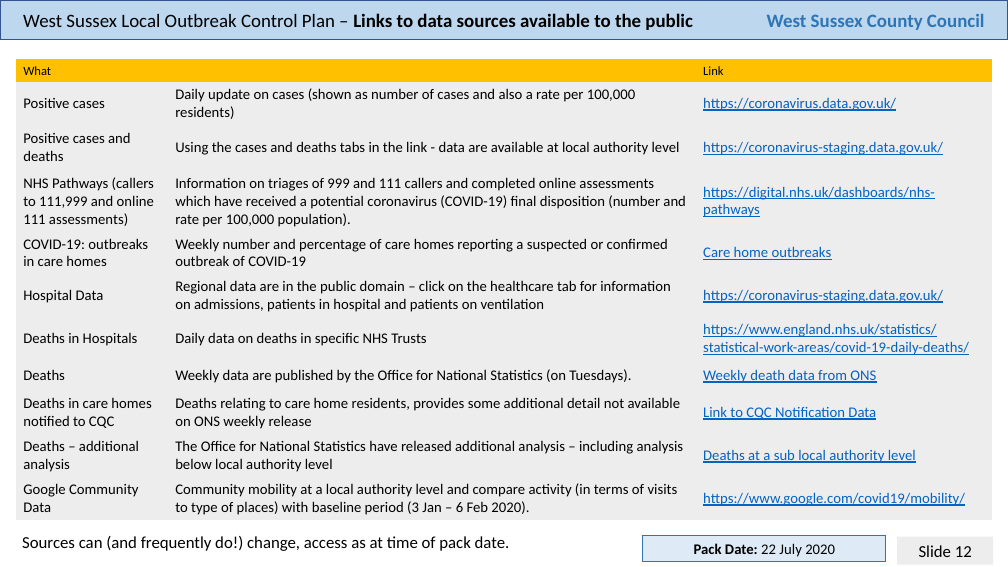
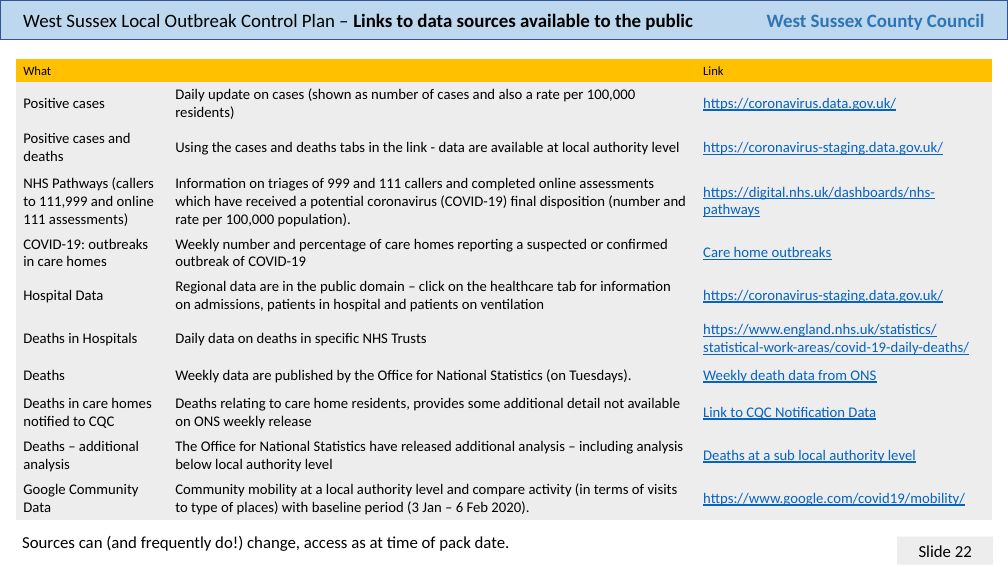
Before and after one commit to psychty/wsx_covid_datapack_public, a slide deck: slide 22 of Latest_West_Sussex_C19_slide_deck.pptx (slide 12 before the commit). Drawn at 1008x567 pixels with LibreOffice and Linux fonts; fonts in the diff are those of the drawing. Boxes give left, top, right and bottom in pixels: in the first picture for what was removed or moved away, otherwise in the second. Text is boxed around its words. In the diff, an @@ line names an element or a change of style, - is before the commit and + after.

Commit message:
First automated pack

```diff
--- a/Latest_West_Sussex_C19_slide_deck.pptx
+++ b/Latest_West_Sussex_C19_slide_deck.pptx
@@ rectangle removed at <box>643,536,886,562</box> @@
-Pack Date: 22 July 2020
@@ page number at <box>919,545,972,557</box>: text changed @@
-Slide 12
+Slide 22
```
Also in this commit, not shown: 11 other slides changed, 10 slides added, 26 other files.
